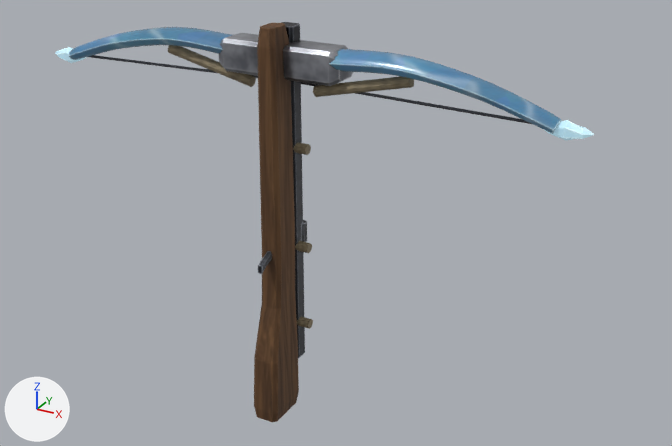
Two versions of the glTF model assets/models/glb/underworld-weapon-shardstone-crossbow.glb, one commit apart.
One viewpoint serves both versions: a 50 mm camera at (1.043, -1.608, 0.837) aimed at (0.111, 0.086, -0.009). Arrows for +X, +Y and +Z are at lower left; the lights stay in place. The first picture is the older version. Where no turn or scale is listed for an object, it has been applied to the vertices. Vertices at exactly the same position are counted once.

The older version as bpy lines, for what is in view:
```python
ob_bowstring = bpy.data.objects.new('bowstring', me_bowstring)
ob_bowstring.location = (0.0, 0.08, 0.3)
ob_left_limb = bpy.data.objects.new('left-limb', me_left_limb)
ob_left_limb.location = (-0.362, 0.06, 0.343)
ob_left_tip = bpy.data.objects.new('left-tip', me_left_tip)
ob_left_tip.location = (-0.618, 0.06, 0.296)
ob_prod_core = bpy.data.objects.new('prod-core', me_prod_core)
ob_prod_core.location = (0.0, 0.06, 0.36)
ob_right_limb = bpy.data.objects.new('right-limb', me_right_limb)
ob_right_limb.location = (0.362, 0.06, 0.343)
ob_right_tip = bpy.data.objects.new('right-tip', me_right_tip)
ob_right_tip.location = (0.618, 0.06, 0.296)
ob_shardstone_bone_prod_brace__1 = bpy.data.objects.new('shardstone/bone-prod-brace--1', me_cylinder_004)
ob_shardstone_bone_prod_brace__1.location = (-0.19, 0.055, 0.325)
ob_stock = bpy.data.objects.new('stock', me_stock)
ob_stock.location = (0.0, -0.006, -0.025)
ob_stock_spine = bpy.data.objects.new('stock-spine', me_stock_spine)
ob_stock_spine.location = (0.0, 0.081, 0.025)
# also in view: 'shardstone/bone-prod-brace-1' at (0.19, 0.055, 0.325)
```
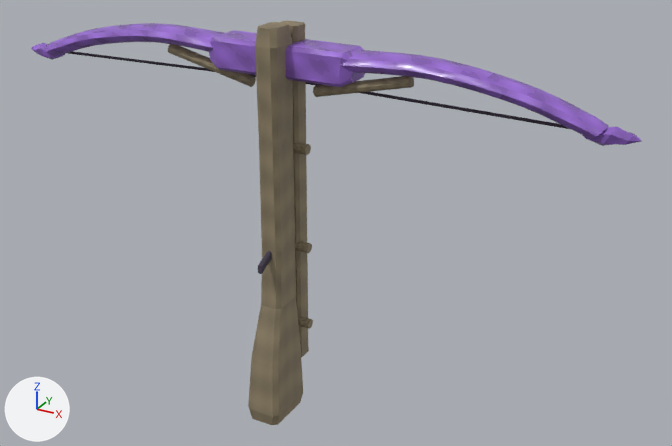
Where the newer file only moved an object's origin or applied its transform, the numbers keep the older frame.

Where the change shows, as pixel boxes (x1, y1, x2, y2) in the pictures (672 x 446 px; the box of a moved part takes in the faces that stretch with it):
'stock', recoloured, reshaped, moved (lighter, 22% wider): before (254, 23, 299, 422); after (248, 22, 303, 425)
'right-limb', recoloured, reshaped, moved (14% wider): before (329, 49, 563, 134); after (341, 49, 609, 139)
'prod-core', recoloured, reshaped, moved (15% wider, 7% taller): before (218, 33, 353, 86); after (209, 30, 365, 87)
'left-limb', recoloured, reshaped, moved (10% wider): before (69, 27, 232, 60); after (44, 23, 224, 56)
'stock-spine', recoloured, reshaped, moved (7% wider): before (281, 22, 307, 358); after (281, 20, 309, 357)
'bowstring', moved (mostly hidden): before (89, 55, 531, 124); after (68, 51, 569, 129)
'right-tip', recoloured, moved: before (545, 120, 594, 141); after (581, 127, 642, 146)
'left-tip', moved: before (55, 47, 86, 63); after (31, 43, 65, 60)
part 2 of me_stock_spine, moved or reshaped: before (281, 22, 305, 358); after (281, 20, 309, 357)

Edits to the bpy script that builds the scene:
```text
Change me_stock:
    remove me_stock.from_pydata(...)  # 66 vertices, 128 faces; spans x -0.034..0.034, y -0.062..0.062, z -0.463..0.463
    remove me_stock.materials.append(mat_magenheim_crystal_weapon_crystal_weapon_crossbow_grip_timber)  # picture img_9ff5e3429d19125e
    add me_stock.from_pydata(...)  # 66 vertices, 128 faces; spans x -0.044..0.044, y -0.07..0.07, z -0.463..0.463
    me_stock part 1: 66 of 66 vertices moved; they spanned x -0.034..0.034, y -0.062..0.062, z -0.463..0.463 and now span x -0.044..0.044, y -0.07..0.07, z -0.463..0.463; mean shift (0.0, 0.003, 0.0)
    add me_stock.materials.append(mat_magenheim_underworld_weapon_underworld_weapon_shardstone_crossbow_titanbone)
Change me_stock_spine:
    remove me_stock_spine.from_pydata(...)  # 52 vertices, 96 faces; spans x -0.026..0.026, y -0.025..0.025, z -0.405..0.405
    remove me_stock_spine.materials.append(mat_magenheim_crystal_weapon_crystal_weapon_crossbow_blackmetal_metal)  # picture img_9ff5e3429d19125e
    add me_stock_spine.from_pydata(...)  # 52 vertices, 96 faces; spans x -0.028..0.028, y -0.024..0.024, z -0.405..0.405
    me_stock_spine part 2: the loose piece of 34 vertices spanning x -0.022..0.022, y -0.025..0.015, z -0.405..0.405 is multiplied about its middle by the matrix ((1.22, 0.0, 0.0), (0.0, 1.125, 0.003), (0.0, 0.0, 1.0)), then moved by (0.0, 0.005, 0.0)
    other edits to the shape of me_stock_spine do not show in these pictures
    add me_stock_spine.materials.append(mat_magenheim_underworld_weapon_underworld_weapon_shardstone_crossbow_titanbone)
Change me_prod_core:
    remove me_prod_core.from_pydata(...)  # 58 vertices, 112 faces; spans x -0.15..0.15, y -0.04..0.04, z -0.036..0.036
    remove me_prod_core.materials.append(mat_magenheim_crystal_weapon_crystal_weapon_crossbow_silver_silver)  # picture img_9ff5e3429d19125e
    add me_prod_core.from_pydata(...)  # 58 vertices, 112 faces; spans x -0.182..0.182, y -0.045..0.045, z -0.036..0.036
    me_prod_core part 3: 58 of 58 vertices moved; they spanned x -0.15..0.15, y -0.04..0.04, z -0.036..0.036 and now span x -0.182..0.182, y -0.045..0.045, z -0.036..0.036; mean shift (0.0, -0.001, 0.0)
    add me_prod_core.materials.append(mat_magenheim_underworld_weapon_underworld_weapon_shardstone_crossbow_fracture_crystal)
Change me_right_limb:
    remove me_right_limb.from_pydata(...)  # 162 vertices, 320 faces; spans x -0.243..0.243, y -0.04..0.04, z -0.055..0.055
    remove me_right_limb.materials.append(mat_magenheim_crystal_weapon_crystal_weapon_crossbow_crystal_1_crystal)  # picture img_9ff5e3429d19125e
    add me_right_limb.from_pydata(...)  # 162 vertices, 320 faces; spans x -0.274..0.274, y -0.045..0.045, z -0.055..0.055
    me_right_limb part 4: 162 of 162 vertices moved; they spanned x -0.243..0.243, y -0.04..0.04, z -0.055..0.055 and now span x -0.274..0.274, y -0.045..0.045, z -0.055..0.055; mean shift (0.011, -0.001, 0.0)
    add me_right_limb.materials.append(mat_magenheim_underworld_weapon_underworld_weapon_shardstone_crossbow_fracture_crystal)
Change me_left_limb:
    remove me_left_limb.from_pydata(...)  # 162 vertices, 320 faces; spans x -0.243..0.243, y -0.04..0.04, z -0.055..0.055
    remove me_left_limb.materials.append(mat_magenheim_crystal_weapon_crystal_weapon_crossbow_crystal_crystal)  # picture img_9ff5e3429d19125e
    add me_left_limb.from_pydata(...)  # 162 vertices, 320 faces; spans x -0.274..0.274, y -0.045..0.045, z -0.055..0.055
    me_left_limb part 5: 162 of 162 vertices moved; they spanned x -0.243..0.243, y -0.04..0.04, z -0.055..0.055 and now span x -0.274..0.274, y -0.045..0.045, z -0.055..0.055; mean shift (-0.011, -0.001, 0.0)
    add me_left_limb.materials.append(mat_magenheim_underworld_weapon_underworld_weapon_shardstone_crossbow_fracture_crystal)
Change me_right_tip:
    remove me_right_tip.from_pydata(...)  # 20 vertices, 36 faces; spans x -0.052..0.052, y -0.0173..0.0173, z -0.02..0.02
    remove me_right_tip.materials.append(mat_magenheim_crystal_weapon_crystal_weapon_crossbow_crystal_bright_1_crystal)  # picture img_9ff5e3429d19125e, glowing greyish cyan #7c959e
    add me_right_tip.from_pydata(...)  # 20 vertices, 36 faces; spans x -0.0586..0.0586, y -0.0189..0.0189, z -0.02..0.02
    edits to the shape of me_right_tip do not show in these pictures
    add me_right_tip.materials.append(mat_magenheim_underworld_weapon_underworld_weapon_shardstone_crossbow_fracture_crystal)
Change ob_stock:
    ob_stock.location: (0.0, -0.006, -0.025) -> (0.0, -0.009, -0.025)
Change ob_stock_spine:
    ob_stock_spine.location: (0.0, 0.081, 0.025) -> (0.0, 0.086, 0.025)
Change ob_prod_core:
    ob_prod_core.location: (0.0, 0.06, 0.36) -> (0.0, 0.067, 0.36)
Change ob_right_limb:
    ob_right_limb.location: (0.362, 0.06, 0.343) -> (0.417, 0.067, 0.343)
Change ob_left_limb:
    ob_left_limb.location: (-0.362, 0.06, 0.343) -> (-0.417, 0.067, 0.343)
Change ob_right_tip:
    ob_right_tip.location: (0.618, 0.06, 0.296) -> (0.696, 0.064, 0.296)
Change ob_left_tip:
    ob_left_tip.location: (-0.618, 0.06, 0.296) -> (-0.696, 0.064, 0.296)
Change ob_bowstring:
    ob_bowstring.location: (0.0, 0.08, 0.3) -> (0.0, 0.085, 0.3)
```
